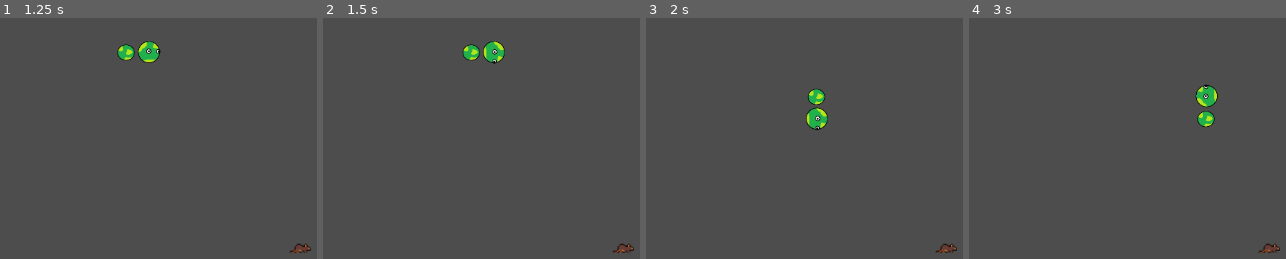
Above: before the commit, frames 1-4 (left to right).
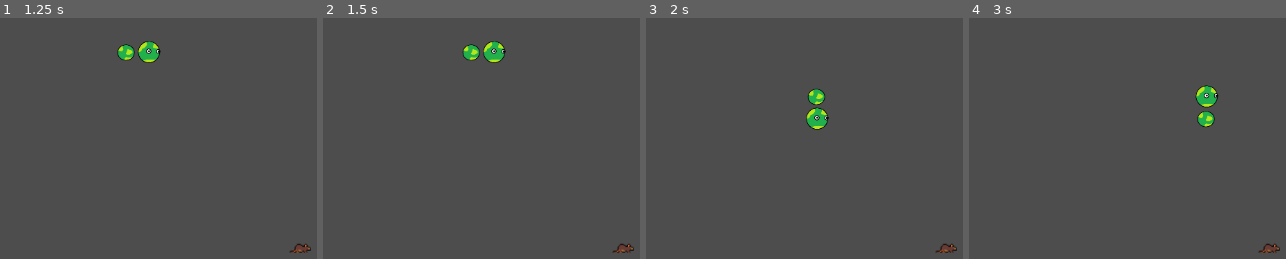
Above: after the commit, the same moments.

Repository: SonOchka/Snake
Game: Godot game, scene res://level.tscn
Two runs of this game, one before a commit and one after it. Both use one fixed random seed, a clock stepped at 60 frames per second and the inputs below. Before the commit the project has no main scene; this scene is started directly in both runs.
Inputs (mouse positions are in pixels of both pictures, inside the frame that each line leads up to):
- Up to frame 1 (1.25 s): move the mouse to (outside the picture) at 0.52 s; hold Right (ui_right) from 0.53 s (still down); click (outside the picture) at 0.67 s
- Up to frame 2 (1.5 s): move the mouse to (outside the picture) at 1.27 s; release Right (ui_right) at 1.28 s; hold Down (ui_down) from 1.28 s (still down); click (outside the picture) at 1.42 s
- Up to frame 3 (2 s): keep holding Down (ui_down)
- Up to frame 4 (3 s): move the mouse to (outside the picture) at 2.02 s; release Down (ui_down) at 2.03 s; hold Right (ui_right) 2.03-2.78 s; click (outside the picture) at 2.17 s; move the mouse to (outside the picture) at 2.77 s; hold Up (ui_up) from 2.78 s (still down); click (outside the picture) at 2.92 s

Frame 1 is identical in both runs. In frame 2, 0.3% of the frame differs, in the area x 50-58%, y 9-20%; in frame 3, 0.3%; in frame 4, 0.3%.

Commit message:
Меню и движение
Добавлено меню и движение свайпом

Diff:
--- a/head.gd
+++ b/head.gd
@@ -11,6 +11,9 @@
 var next_direction = Direction.RIGHT
 var move_timer = 0.0
 var body_segments = []
+
+var swipe_start_position = Vector2()
+var minimum_swipe_distance = 50
 
 signal moved(new_position)
 
@@ -37,6 +40,7 @@
 		move_timer = 0.0
 		move_snake()
 
+
 func handle_input():
 	if Input.is_action_just_pressed("ui_up") and current_direction != Direction.DOWN:
 		next_direction = Direction.UP
@@ -46,6 +50,40 @@
 		next_direction = Direction.LEFT
 	elif Input.is_action_just_pressed("ui_right") and current_direction != Direction.LEFT:
 		next_direction = Direction.RIGHT
+
+func _input(event):
+	if event is InputEventScreenTouch:
+		if event.pressed:
+			swipe_start_position = event.position
+		else:
+			handle_swipe(event.position)
+
+	if event is InputEventMouseButton:
+		if event.pressed:
+			swipe_start_position = event.position
+		else:
+			handle_swipe(event.position)
+
+func handle_swipe(end_position):
+	var swipe_vector = end_position - swipe_start_position
+	var swipe_distance = swipe_vector.length()
+
+	if swipe_distance < minimum_swipe_distance:
+		return
+
+	swipe_vector  = swipe_vector.normalized()
+
+	if abs(swipe_vector.x) > abs(swipe_vector.y):
+		if swipe_vector.x > 0 and current_direction != Direction.LEFT:
+			next_direction = Direction.RIGHT
+		elif swipe_vector.x < 0 and current_direction !=Direction.RIGHT:
+			next_direction = Direction.LEFT
+
+	else:
+		if swipe_vector.y > 0 and current_direction != Direction.UP:
+			next_direction = Direction.DOWN
+		elif swipe_vector.y < 0 and current_direction != Direction.DOWN:
+			next_direction = Direction.UP
 
 	rotateHead()
 
--- /dev/null
+++ b/menu.gd
@@ -0,0 +1,9 @@
+extends Node2D
+
+
+func _on_quit_pressed() -> void:
+	get_tree().quit()
+
+
+func _on_play_pressed() -> void:
+	get_tree().change_scene_to_file("res://level.tscn")
--- /dev/null
+++ b/menu.tscn
@@ -0,0 +1,25 @@
+[gd_scene load_steps=4 format=3 uid="uid://ftqsj1y4lgwr"]
+
+[ext_resource type="Script" uid="uid://b7kpxp34nvvn7" path="res://menu.gd" id="1_mae5d"]
+[ext_resource type="Texture2D" uid="uid://b3p5ww2syny1i" path="res://Quit Button.png" id="1_ouk20"]
+[ext_resource type="Texture2D" uid="uid://dp2yy0etaas3a" path="res://Play Button.png" id="2_mae5d"]
+
+[node name="menu" type="Node2D"]
+script = ExtResource("1_mae5d")
+
+[node name="Quit" type="Button" parent="."]
+offset_left = 262.0
+offset_top = 359.0
+offset_right = 870.0
+offset_bottom = 567.0
+icon = ExtResource("1_ouk20")
+
+[node name="Play" type="Button" parent="."]
+offset_left = 263.0
+offset_top = 80.0
+offset_right = 871.0
+offset_bottom = 288.0
+icon = ExtResource("2_mae5d")
+
+[connection signal="pressed" from="Quit" to="." method="_on_quit_pressed"]
+[connection signal="pressed" from="Play" to="." method="_on_play_pressed"]
--- a/project.godot
+++ b/project.godot
@@ -11,6 +11,7 @@
 [application]
 
 config/name="Змея2"
+run/main_scene="uid://ftqsj1y4lgwr"
 config/features=PackedStringArray("4.4", "GL Compatibility")
 config/icon="res://icon.svg"
 
@@ -55,5 +56,5 @@
 
 [rendering]
 
-renderer/rendering_method="gl_compatibility"
-renderer/rendering_method.mobile="gl_compatibility"
+renderer/rendering_method="mobile"
+textures/vram_compression/import_etc2_astc=true
Binary file added: Play Button.png
Not shown, added: Play Button.png.import
Binary file added: Quit Button.png
Not shown, added: Quit Button.png.import
Not shown, added: export_presets.cfg
Not shown, added: menu.gd.uid
Not shown, added: Змея2.apk
Not shown, added: Змея2.apk.idsig
